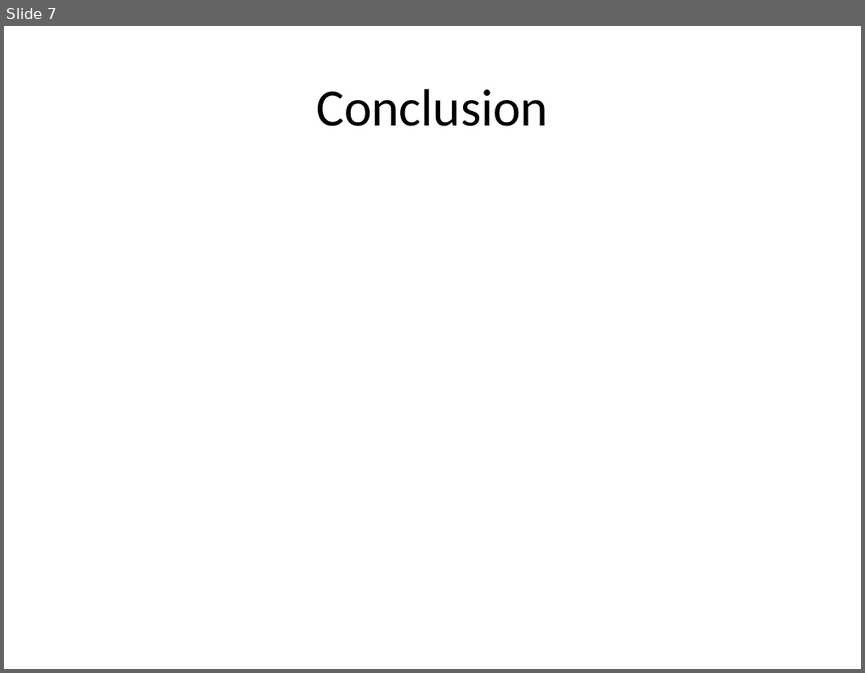
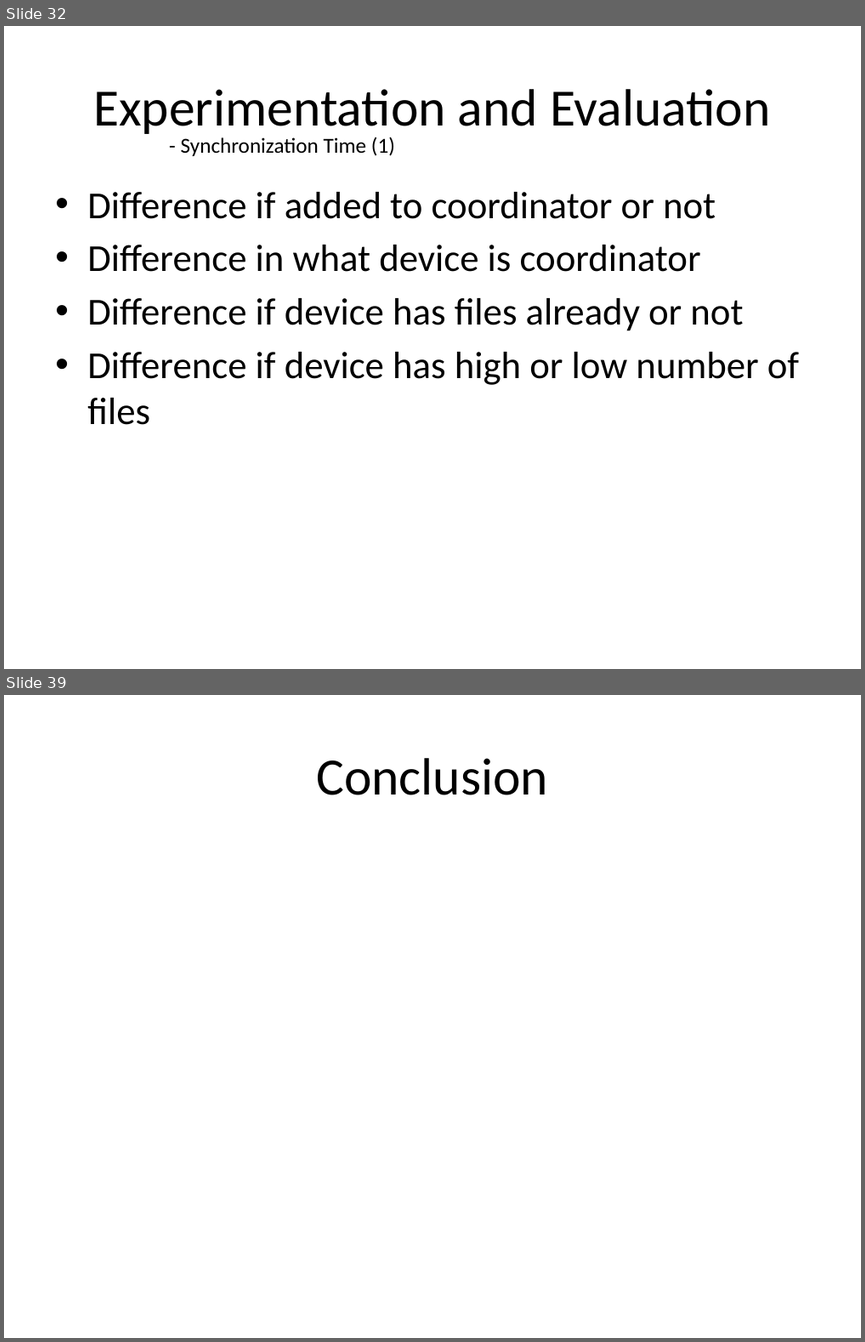
Before and after one commit to AndreasKi/Master, a slide deck: Documents/Presentation.pptx. Shown one above the other, each under a label of ours: slide 7 before the commit, slides 32 and 39 after it; the slides between them are not shown. The pictures are 865x673 and 865x1342 pixels, drawn with LibreOffice and Linux fonts; fonts in the diff are those of the drawing. Boxes give left, top, right and bottom in pixels: in the first picture for what was removed or moved away, otherwise in the second. Text is boxed around its words. In the diff, an @@ line names an element or a change of style, - is before the commit and + after.

```diff
--- a/Documents/Presentation.pptx
+++ b/Documents/Presentation.pptx
@@ slide 32 added at bbox=[4, 26, 861, 669], background #FFFFFF @@
@@ title added at bbox=[93, 89, 771, 138], 44 pt, text #000000 @@
+Experimentation and Evaluation
@@ text added at bbox=[181, 136, 395, 156], 18 pt, text #000000 @@
+- Synchronization Time (1)
@@ text added at bbox=[87, 192, 799, 425], 32 pt, text #000000 @@
+• Difference if added to coordinator or not
+• Difference in what device is coordinator
+• Difference if device has files already or not
+• Difference if device has high or low number of files
@@ what was slide 7 is now slide 39 @@
```
Also in this commit, not shown: 2 slides changed, 34 other slides added, 3 slides removed.
